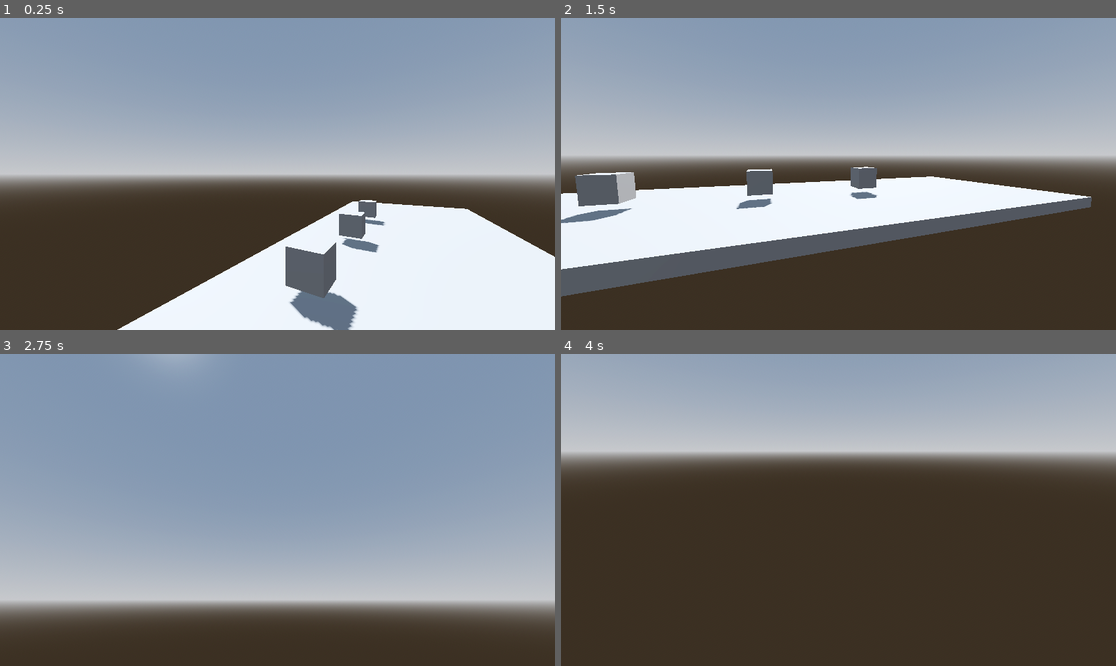
Above: before the commit, frames 1-4 (two rows, left to right).
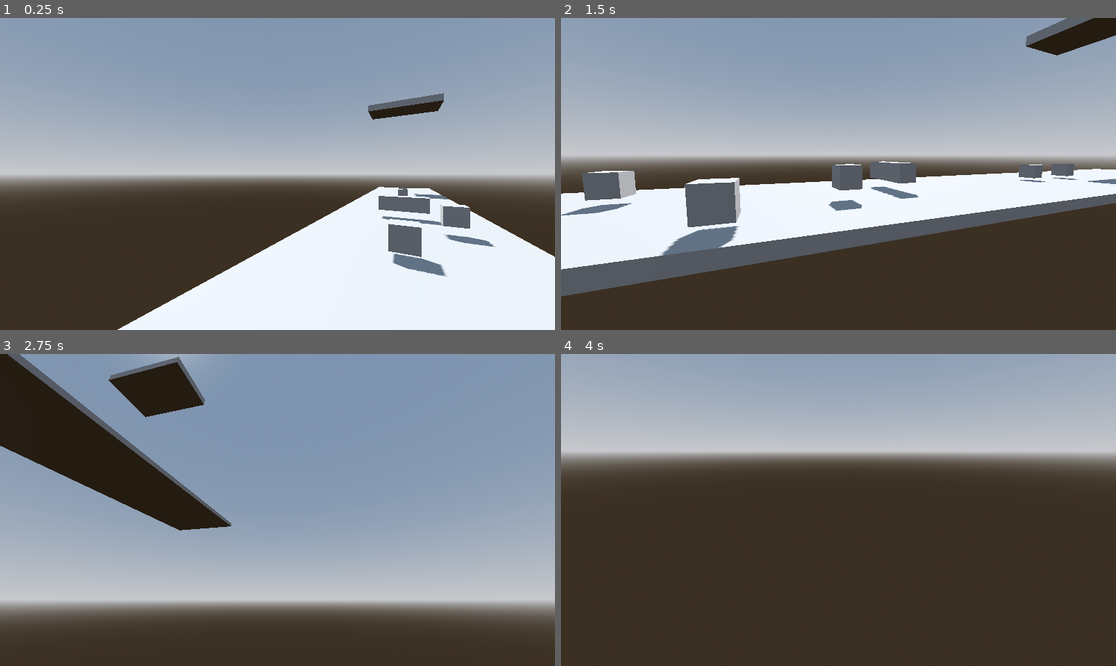
Above: after the commit, the same moments.

Repository: Sensei-whoop/Project-Daniel
Game: Godot game, scene res://Lvls/MovingPlatform.tscn
Same seed, same stepped clock (60 frames per second), same inputs: the game is played once before the commit and once after it. This scene is started directly instead of the project's main scene.
Inputs (mouse positions are in pixels of both pictures, inside the frame that each line leads up to):
- Up to frame 1 (0.25 s): no input
- Up to frame 2 (1.5 s): tap Enter (ui_accept) at 0.5, 0.77 s; move the mouse to (960, 158) at 0.52 s; hold Right (ui_right) 0.53-1.28 s; move the mouse to (727, 189) at 1.27 s; hold Down (ui_down) from 1.28 s (still down)
- Up to frame 3 (2.75 s): tap Enter (ui_accept) at 1.52 s; move the mouse to (333, 441) at 2.02 s; release Down (ui_down) at 2.03 s; hold Right (ui_right) from 2.03 s (still down)
- Up to frame 4 (4 s): move the mouse to (810, 572) at 2.77 s; release Right (ui_right) at 2.78 s; hold Up (ui_up) 2.78-3.53 s; tap Enter (ui_accept) at 3.02, 3.5, 3.77 s; move the mouse to (1005, 556) at 3.52 s; hold Left (ui_left) from 3.53 s (still down)

The runs differ from the first frame. In frame 1, 6.1% of the frame differs, in the area x 51-90%, y 24-100%; in frame 2, 7.9%; in frame 3, 11%, in the area x 0-42%, y 0-57%; in frame 4, nothing differs.

Commit message:
Platforms finished

Diff:
--- a/Lvls/MovingPlatform.tscn
+++ b/Lvls/MovingPlatform.tscn
@@ -1,7 +1,9 @@
-[gd_scene load_steps=8 format=3 uid="uid://csf4o7vxnlnbo"]
+[gd_scene load_steps=10 format=3 uid="uid://csf4o7vxnlnbo"]
 
 [ext_resource type="PackedScene" uid="uid://c4scmsxqblxxm" path="res://Entities/Player.tscn" id="2_2ybw0"]
 [ext_resource type="Script" path="res://Lvls/moving.gd" id="2_d1jt5"]
+[ext_resource type="Script" path="res://Lvls/XmovingPlatform.gd" id="3_hov7t"]
+[ext_resource type="Script" path="res://Lvls/moving_platform_y_direction.gd" id="4_0os27"]
 
 [sub_resource type="ProceduralSkyMaterial" id="ProceduralSkyMaterial_t62m2"]
 sky_horizon_color = Color(0.64625, 0.65575, 0.67075, 1)
@@ -33,14 +35,15 @@
 transform = Transform3D(1, 0, 0, 0, 1, 0, 0, 0, 1, 0, 2.73835, 0)
 
 [node name="Floor" type="CSGBox3D" parent="."]
-transform = Transform3D(30, 0, 0, 0, 0.5, 0, 0, 0, 10, 10, -0.5, 0)
+transform = Transform3D(30, 0, 0, 0, 0.5, 0, 0, 0, 10, 25, -0.5, 0)
 use_collision = true
+size = Vector3(2.0383, 1, 1)
 
 [node name="Start Point" type="CSGBox3D" parent="."]
 use_collision = true
 
 [node name="MovingPlatform" type="CharacterBody3D" parent="."]
-transform = Transform3D(1, 0, 0, 0, 1, 0, 0, 0, 1, 5, 0.615, -2.53287)
+transform = Transform3D(1, 0, 0, 0, 1, 0, 0, 0, 1, 4.5, 0.615, 3.65727)
 script = ExtResource("2_d1jt5")
 
 [node name="CollisionShape3D" type="CollisionShape3D" parent="MovingPlatform"]
@@ -50,7 +53,7 @@
 mesh = SubResource("BoxMesh_mdfwp")
 
 [node name="MovingPlatform2" type="CharacterBody3D" parent="."]
-transform = Transform3D(1, 0, 0, 0, 1, 0, 0, 0, 1, 10, 0.615, -2.533)
+transform = Transform3D(1, 0, 0, 0, 1, 0, 0, 0, 1, 9, 0.615, -0.956)
 script = ExtResource("2_d1jt5")
 
 [node name="CollisionShape3D" type="CollisionShape3D" parent="MovingPlatform2"]
@@ -60,7 +63,7 @@
 mesh = SubResource("BoxMesh_mdfwp")
 
 [node name="MovingPlatform3" type="CharacterBody3D" parent="."]
-transform = Transform3D(1, 0, 0, 0, 1, 0, 0, 0, 1, 15, 0.615, -2.533)
+transform = Transform3D(1, 0, 0, 0, 1, 0, 0, 0, 1, 13.5, 0.852226, 1.211)
 script = ExtResource("2_d1jt5")
 
 [node name="CollisionShape3D" type="CollisionShape3D" parent="MovingPlatform3"]
@@ -68,3 +71,43 @@
 
 [node name="MeshInstance3D" type="MeshInstance3D" parent="MovingPlatform3"]
 mesh = SubResource("BoxMesh_mdfwp")
+
+[node name="MovingPlatformXDirection" type="CharacterBody3D" parent="."]
+transform = Transform3D(1, 0, 0, 0, 1, 0, 0, 0, 3, 17, 0.852, 0)
+script = ExtResource("3_hov7t")
+
+[node name="CollisionShape3D" type="CollisionShape3D" parent="MovingPlatformXDirection"]
+shape = SubResource("BoxShape3D_vbi4t")
+
+[node name="MeshInstance3D" type="MeshInstance3D" parent="MovingPlatformXDirection"]
+mesh = SubResource("BoxMesh_mdfwp")
+
+[node name="MovingPlatformYDirection" type="CharacterBody3D" parent="."]
+transform = Transform3D(1, 0, 0, 0, 1, 0, 0, 0, 1, 34.5, 0.5, 0)
+script = ExtResource("4_0os27")
+
+[node name="CollisionShape3D" type="CollisionShape3D" parent="MovingPlatformYDirection"]
+shape = SubResource("BoxShape3D_vbi4t")
+
+[node name="MeshInstance3D" type="MeshInstance3D" parent="MovingPlatformYDirection"]
+mesh = SubResource("BoxMesh_mdfwp")
+
+[node name="NonMovingBlock" type="CharacterBody3D" parent="."]
+transform = Transform3D(1, 0, 0, 0, 1, 0, 0, 0, 1, 30, 0.5, 0)
+
+[node name="CollisionShape3D" type="CollisionShape3D" parent="NonMovingBlock"]
+shape = SubResource("BoxShape3D_vbi4t")
+
+[node name="MeshInstance3D" type="MeshInstance3D" parent="NonMovingBlock"]
+mesh = SubResource("BoxMesh_mdfwp")
+
+[node name="NonMovingBlock2" type="CharacterBody3D" parent="."]
+transform = Transform3D(5.895, 0, 0, 0, 1, 0, 0, 0, 10, 38, 14, 0)
+
+[node name="CollisionShape3D" type="CollisionShape3D" parent="NonMovingBlock2"]
+transform = Transform3D(1, 0, 0, 0, 1, 0, 0, 0, 1, 0.369619, 0, 0)
+shape = SubResource("BoxShape3D_vbi4t")
+
+[node name="MeshInstance3D" type="MeshInstance3D" parent="NonMovingBlock2"]
+transform = Transform3D(1, 0, 0, 0, 1, 0, 0, 0, 1, 0.368576, 0, 0)
+mesh = SubResource("BoxMesh_mdfwp")
--- a/Lvls/moving.gd
+++ b/Lvls/moving.gd
@@ -1,6 +1,6 @@
 extends CharacterBody3D
 
-var velocityTing = 2.0
+var velocityTing = 4.0
 
 func _physics_process(delta: float) -> void:
 	const bounds = 4.5
